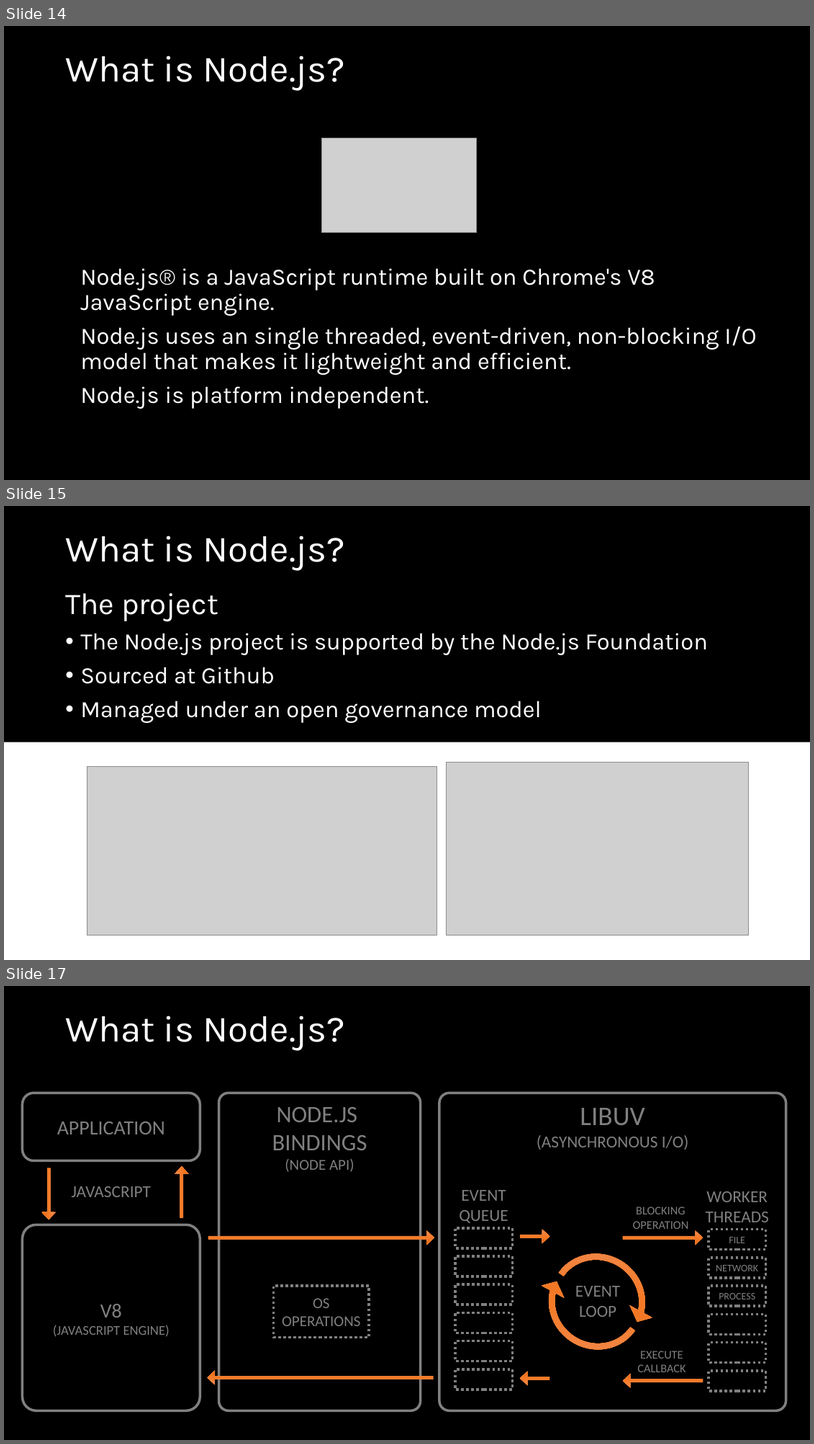
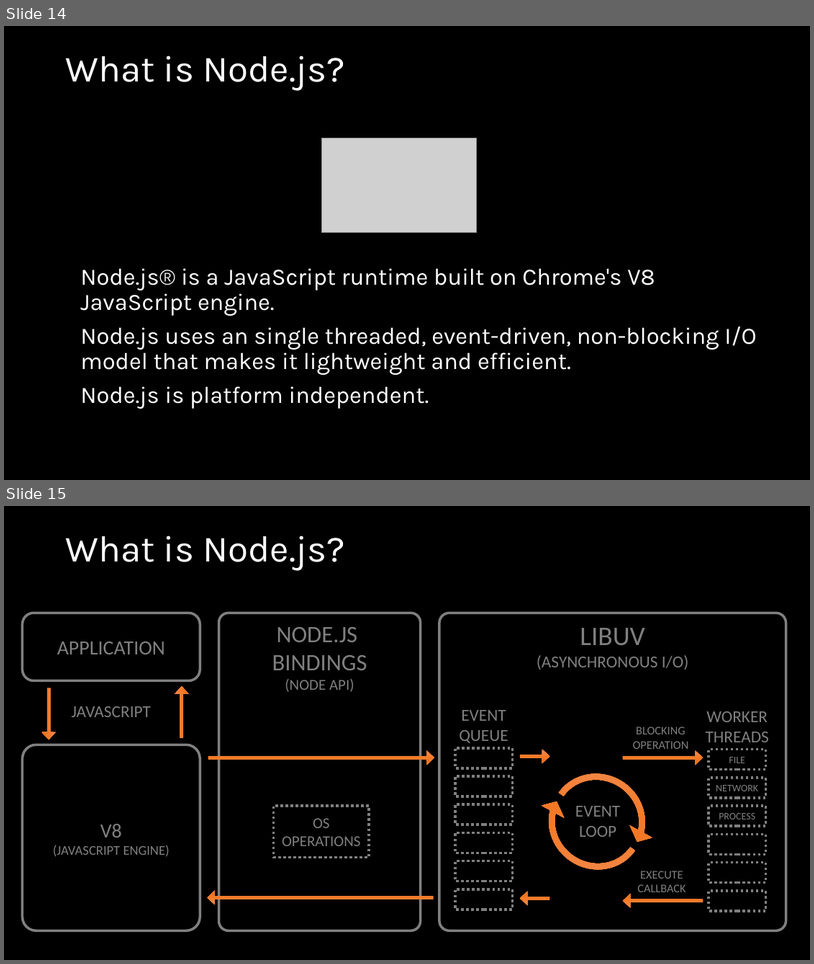
Before and after one commit to wmmihaa/azureiotbootcamp, a slide deck: presentation/IoT Bootcamp.pptx. Shown one above the other, each under a label of ours: slides 14, 15 and 17 before the commit, slides 14 and 15 after it; the slides between them are not shown. The pictures are 814x1444 and 814x964 pixels, drawn with LibreOffice and Linux fonts; fonts in the diff are those of the drawing; grey boxes stand for pictures. Boxes give left, top, right and bottom in pixels: in the first picture for what was removed or moved away, otherwise in the second. Text is boxed around its words. In the diff, an @@ line names an element or a change of style, - is before the commit and + after.

```diff
--- a/presentation/IoT Bootcamp.pptx
+++ b/presentation/IoT Bootcamp.pptx
@@ slide 15 removed at bbox=[4, 506, 810, 960], background #000000 @@
@@ title removed at bbox=[65, 536, 345, 571] @@
-What is Node.js?
@@ text removed at bbox=[65, 593, 708, 723] @@
-The project
-• The Node.js project is supported by the Node.js Foundation
-• Sourced at Github
-• Managed under an open governance model
@@ rectangle removed at bbox=[4, 742, 810, 960] @@
@@ picture removed at bbox=[446, 762, 748, 935] @@
@@ picture removed at bbox=[87, 767, 437, 936] @@
@@ what was slide 17 is now slide 15 @@
```
Also in this commit, not shown: 4 slides changed, 5 other slides removed.
